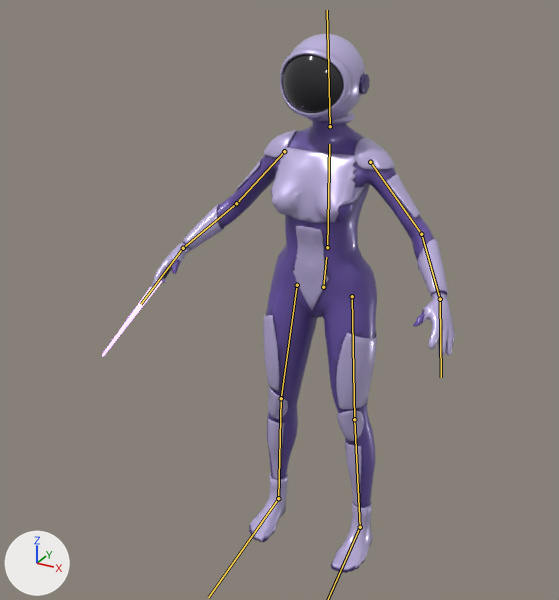
The glTF model inner-restore/public/static/models/diver.glb, before and after one commit.
Before and after are seen from a 50 mm camera at (1.046, -2.233, 2.052) aimed at (-0.102, -0.146, 1.009). Lighting does not change. The marker at lower left points along +X, +Y and +Z. The first picture is the older version. The bones that bend it are drawn over the model as lines.

The first picture shows 'body', 'helmet', 'tool'.
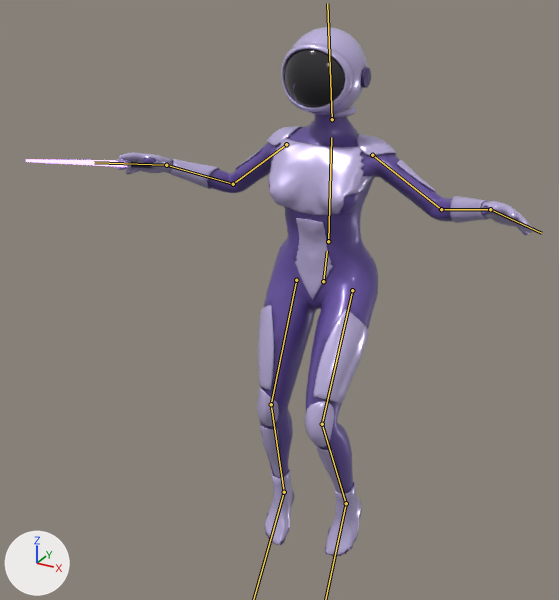
The newer file adds an action. The first version stands in its rest pose; the second is drawn at frame 73 of the action 'float'.

What the commit changed:
Bone 'pelvis' (bone_pelvis) moves from (0.0, 0.0, 0.0) to (0.0, 0.02, 0.004).
Bone 'pelvis' (bone_pelvis) turns from (0, 0, 0) to (-3, 2, 0) degrees about its own x, y and z.
Bone 'chest' (bone_chest) turns from (0, 0, 0) to (2, -2, 0) degrees about its own x, y and z.
Bone 'head' (bone_head) turns from (0, 0, 0) to (3, 0, 0) degrees about its own x, y and z.
Bone 'upperArmL' (bone_upperarml) turns from (0, 0, 0) to (15, -24, -15) degrees about its own x, y and z.
Bone 'foreArmL' (bone_forearml) turns from (0, 0, 0) to (-4, -17, -26) degrees about its own x, y and z.
Bone 'handL' (bone_handl) turns from (0, 0, 0) to (11, 9, 2) degrees about its own x, y and z.
Bone 'upperArmR' (bone_upperarmr) turns from (0, 0, 0) to (12, 21, 8) degrees about its own x, y and z.
Bone 'foreArmR' (bone_forearmr) turns from (0, 0, 0) to (-4, 24, 35) degrees about its own x, y and z.
Bone 'handR' (bone_handr) turns from (0, 0, 0) to (11, -9, -2) degrees about its own x, y and z.
Bone 'thighL' (bone_thighl) turns from (0, 0, 0) to (-31, -3, 0) degrees about its own x, y and z.
Bone 'shinL' (bone_shinl) turns from (0, 0, 0) to (54, 1, 4) degrees about its own x, y and z.
Bone 'footL' (bone_footl) turns from (0, 0, 0) to (24, -1, 10) degrees about its own x, y and z.
Bone 'thighR' (bone_thighr) turns from (0, 0, 0) to (-12, 1, -1) degrees about its own x, y and z.
Bone 'shinR' (bone_shinr) turns from (0, 0, 0) to (26, -1, -2) degrees about its own x, y and z.
Bone 'footR' (bone_footr) turns from (0, 0, 0) to (26, 1, -11) degrees about its own x, y and z.

Pixel boxes (x1, y1, x2, y2) of what changed, in the pictures (559 x 600 px):
'body', posed (38% wider)
    before: (151, 117, 455, 573)
    after: (115, 112, 534, 557)
'helmet', posed
    before: (280, 34, 370, 124)
    after: (281, 27, 371, 117)
'tool', posed (80% wider, 87% shorter)
    before: (102, 267, 172, 356)
    after: (26, 159, 153, 170)
bone 'pelvis', root to tip
    before: (323, 287) to (326, 257)
    after: (323, 281) to (327, 251)
bone 'chest', root to tip
    before: (327, 247) to (329, 144)
    after: (328, 241) to (331, 137)
bone 'head', root to tip
    before: (330, 126) to (327, 10)
    after: (332, 119) to (327, 3)
bone 'upperArmL', root to tip
    before: (370, 162) to (421, 234)
    after: (372, 155) to (441, 209)
bone 'foreArmL', root to tip
    before: (421, 234) to (440, 299)
    after: (441, 209) to (490, 209)
bone 'handL', root to tip
    before: (440, 299) to (441, 377)
    after: (490, 209) to (541, 233)
bone 'upperArmR', root to tip
    before: (284, 151) to (236, 203)
    after: (286, 144) to (233, 184)
bone 'foreArmR', root to tip
    before: (236, 203) to (183, 248)
    after: (233, 184) to (166, 165)
bone 'handR', root to tip
    before: (183, 248) to (141, 304)
    after: (166, 165) to (94, 162)
bone 'thighL', root to tip
    before: (352, 296) to (354, 419)
    after: (352, 290) to (322, 424)
bone 'shinL', root to tip
    before: (354, 419) to (360, 527)
    after: (322, 424) to (346, 503)
bone 'thighR', root to tip
    before: (297, 285) to (281, 398)
    after: (296, 280) to (271, 404)
bone 'shinR', root to tip
    before: (281, 398) to (278, 498)
    after: (271, 404) to (284, 492)
